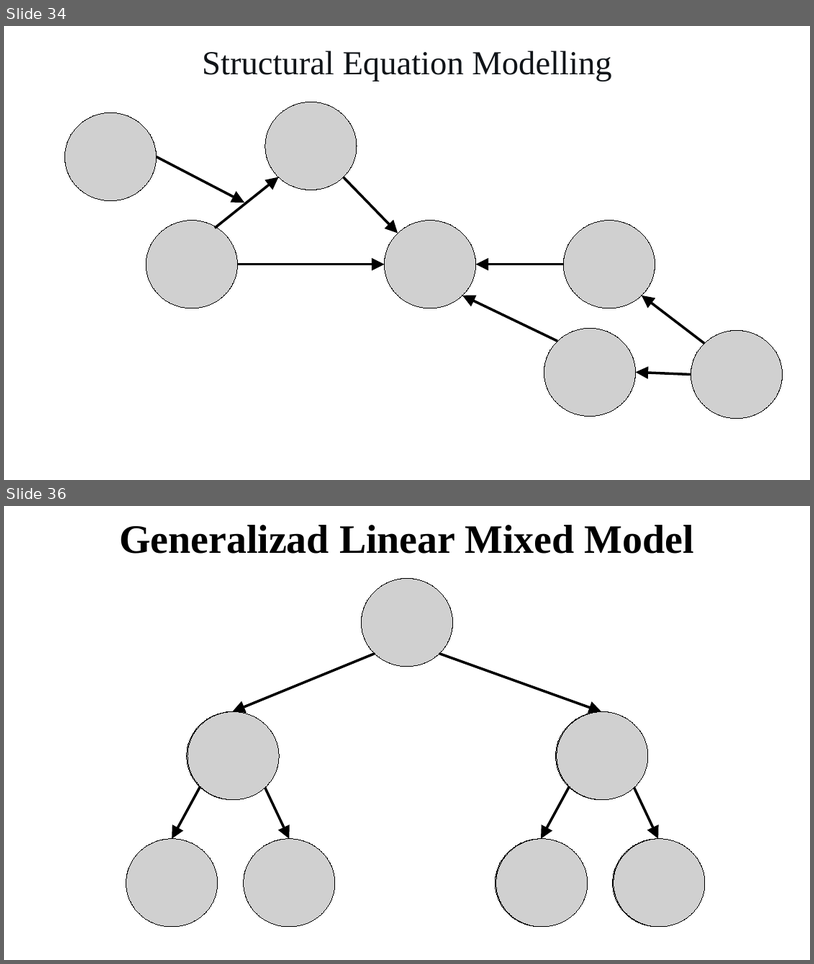
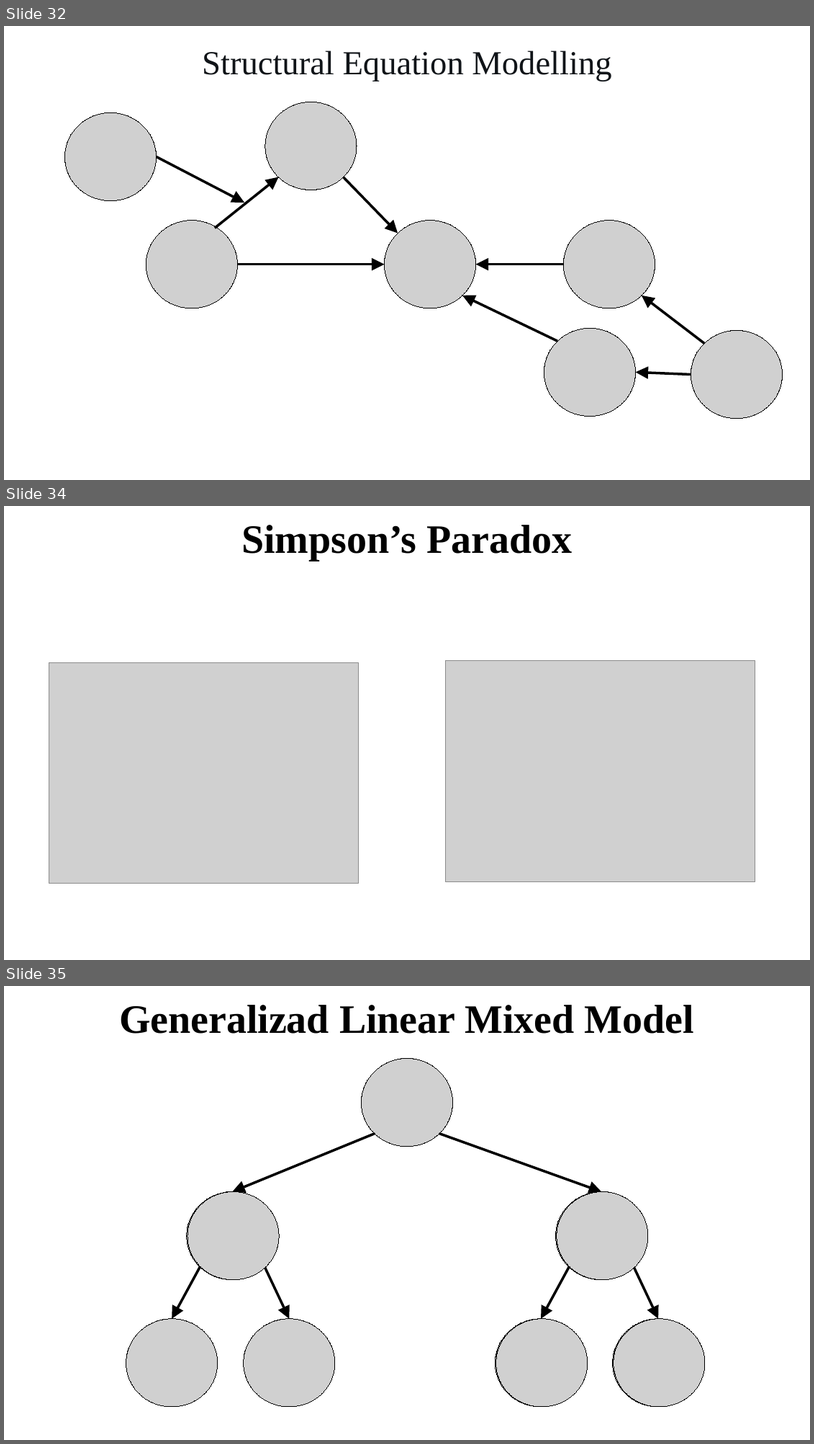
Before and after one commit to santiagocdo/metodologia-y-bioestadisitca, a slide deck: INPRFM/glm.pptx. Shown one above the other, each under a label of ours: slides 34 and 36 before the commit, slides 32, 34 and 35 after it; the slides between them are not shown. The pictures are 814x964 and 814x1444 pixels, drawn with LibreOffice and Linux fonts; fonts in the diff are those of the drawing; grey boxes stand for pictures. Boxes give left, top, right and bottom in pixels: in the first picture for what was removed or moved away, otherwise in the second. Text is boxed around its words. In the diff, an @@ line names an element or a change of style, - is before the commit and + after.

```diff
--- a/INPRFM/glm.pptx
+++ b/INPRFM/glm.pptx
@@ slide 34 added at bbox=[4, 506, 810, 960], background #FFFFFF @@
@@ text added at bbox=[242, 525, 573, 560], 48 pt, text #000000, bold @@
+Simpson’s Paradox
@@ picture added at bbox=[49, 663, 358, 883] @@
@@ picture added at bbox=[446, 660, 756, 881] @@
@@ what was slide 34 is now slide 32 @@
@@ what was slide 36 is now slide 35 @@
```
Also in this commit, not shown: 2 slides changed, 10 other slides added, 2 slides removed, 10 other files.
